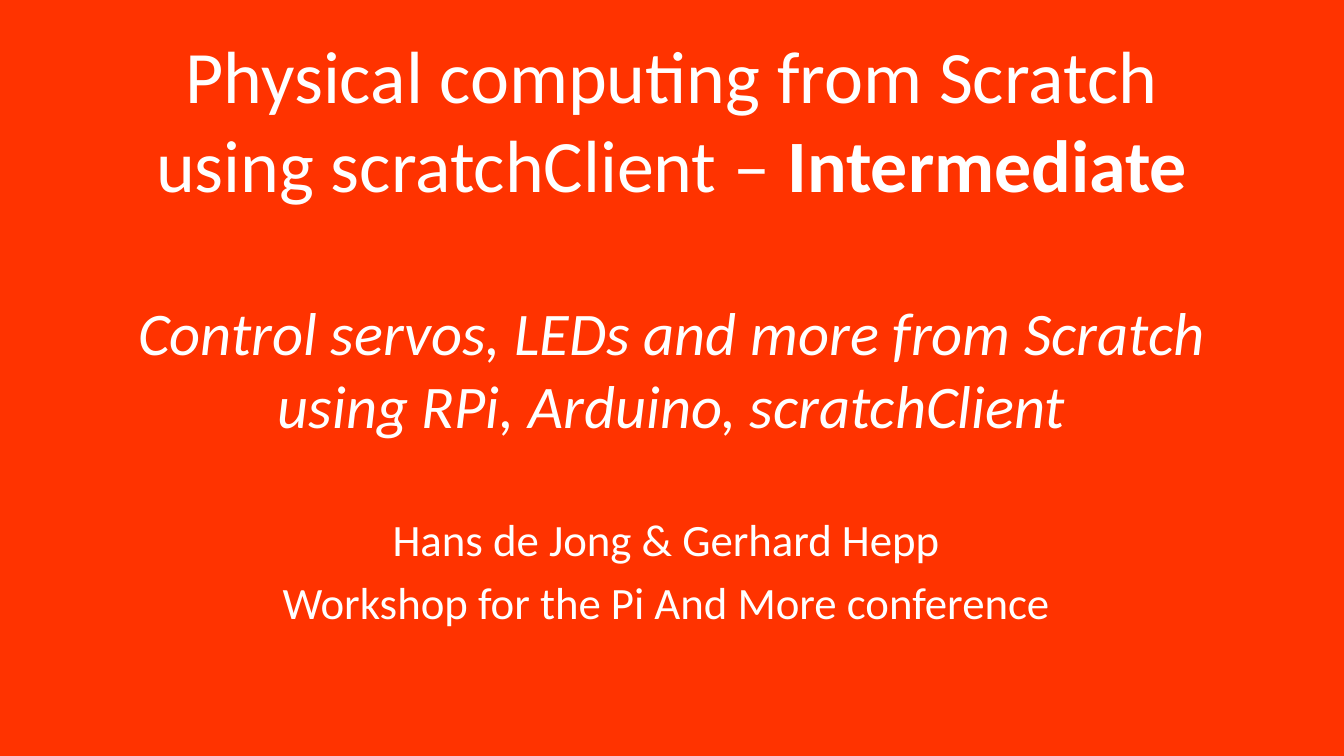
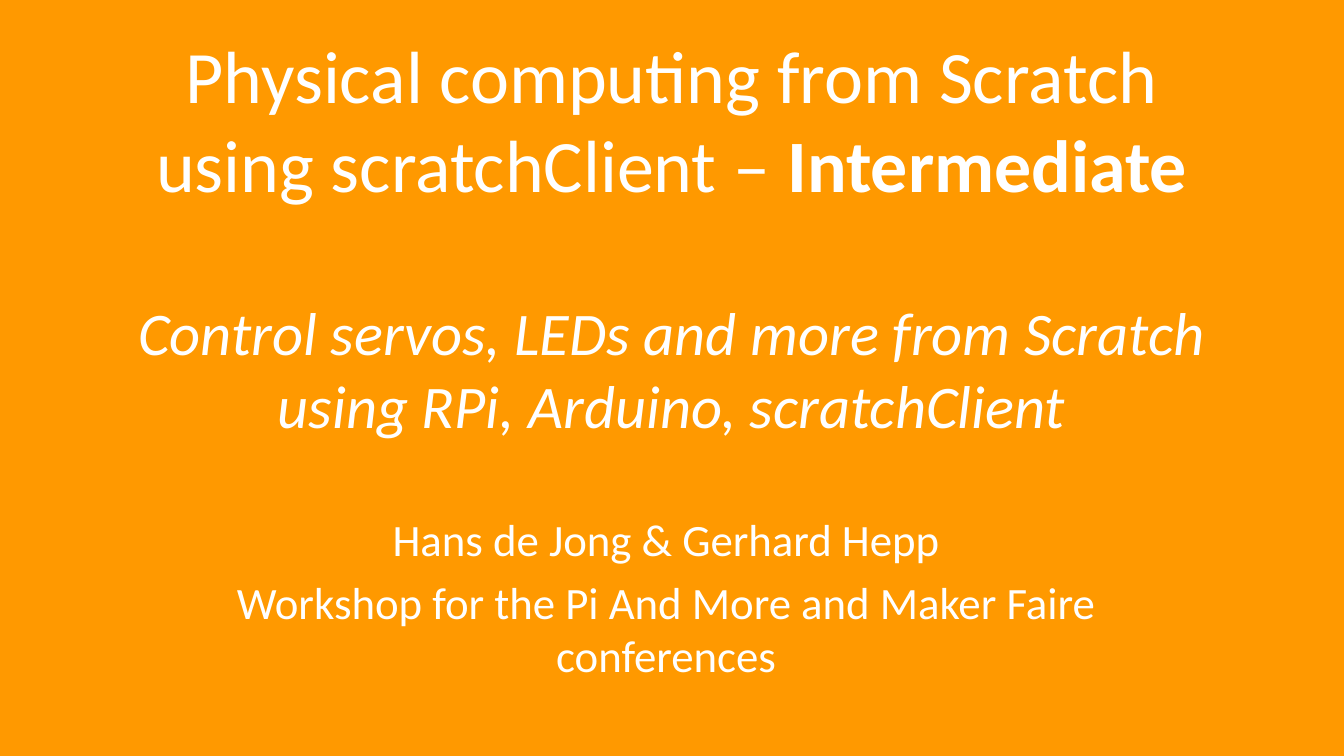
Before and after one commit to hansdejongehv/scratchClient-Tutorials, a slide deck: slide 1 of scratchClientTutorial/UK---English/UK - 2 - scratchCl Intermediate Tutorial.pptx. Drawn at 1344x756 pixels with LibreOffice and Linux fonts; fonts in the diff are those of the drawing. Boxes give left, top, right and bottom in pixels: in the first picture for what was removed or moved away, otherwise in the second. Text is boxed around its words. In the diff, an @@ line names an element or a change of style, - is before the commit and + after.

```diff
--- a/scratchClientTutorial/UK---English/UK - 2 - scratchCl Intermediate Tutorial.pptx
+++ b/scratchClientTutorial/UK---English/UK - 2 - scratchCl Intermediate Tutorial.pptx
@@ background #FF3300 to #FF9900 @@
@@ subtitle at box(237, 588, 1095, 673): text changed @@
-Workshop for the Pi And More conference
+Workshop for the Pi And More and Maker Faire conferences
```
Also in this commit, not shown: 8 other slides changed, 41 other files.
